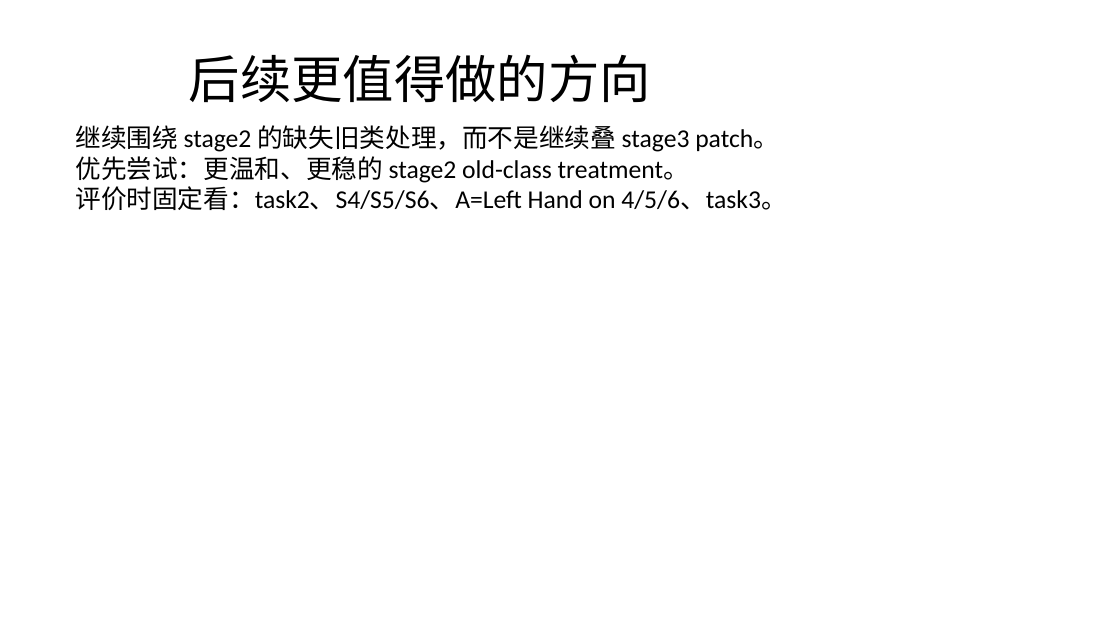
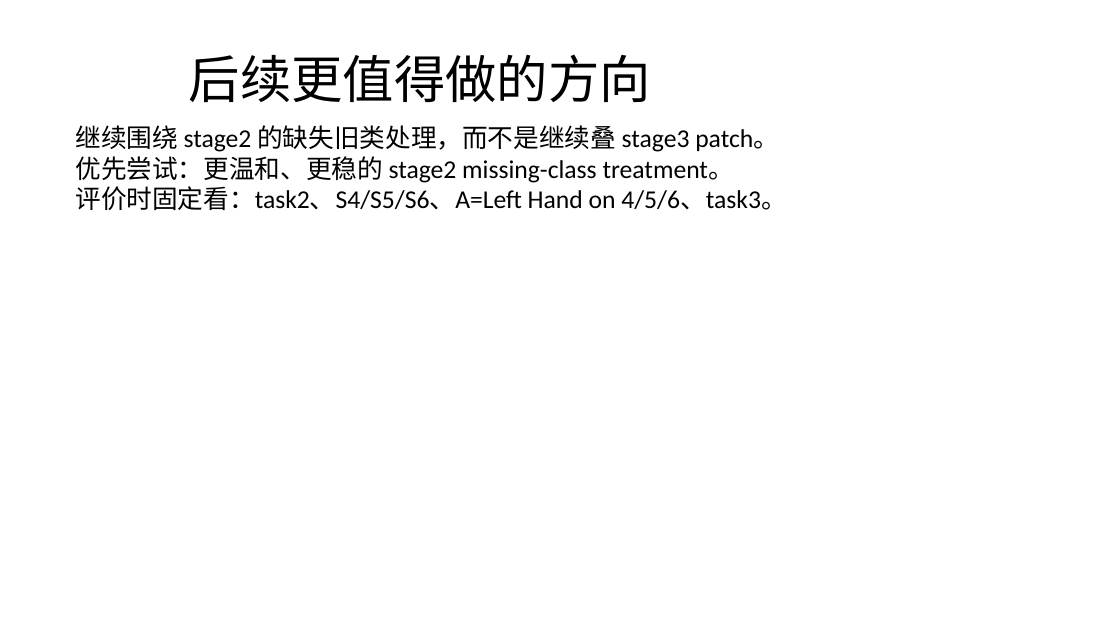
Before and after one commit to DevDreamerCB/iCaRL_codex, a slide deck: slide 13 of research/fixed_budget_progression_20260323_zh.pptx (slide 12 before the commit). Drawn at 1120x630 pixels with LibreOffice and Linux fonts; fonts in the diff are those of the drawing. Boxes give left, top, right and bottom in pixels: in the first picture for what was removed or moved away, otherwise in the second. Text is boxed around its words. In the diff, an @@ line names an element or a change of style, - is before the commit and + after.

Commit message:
Update fixed-budget docs with stage3 asymmetric BCE results

```diff
--- a/research/fixed_budget_progression_20260323_zh.pptx
+++ b/research/fixed_budget_progression_20260323_zh.pptx
@@ text at (x1=75, y1=151, x2=734, y2=183): text changed @@
-优先尝试：更温和、更稳的 stage2 old-class treatment。
+优先尝试：更温和、更稳的 stage2 missing-class treatment。
```
Also in this commit, not shown: 1 slide added, 6 other files.
